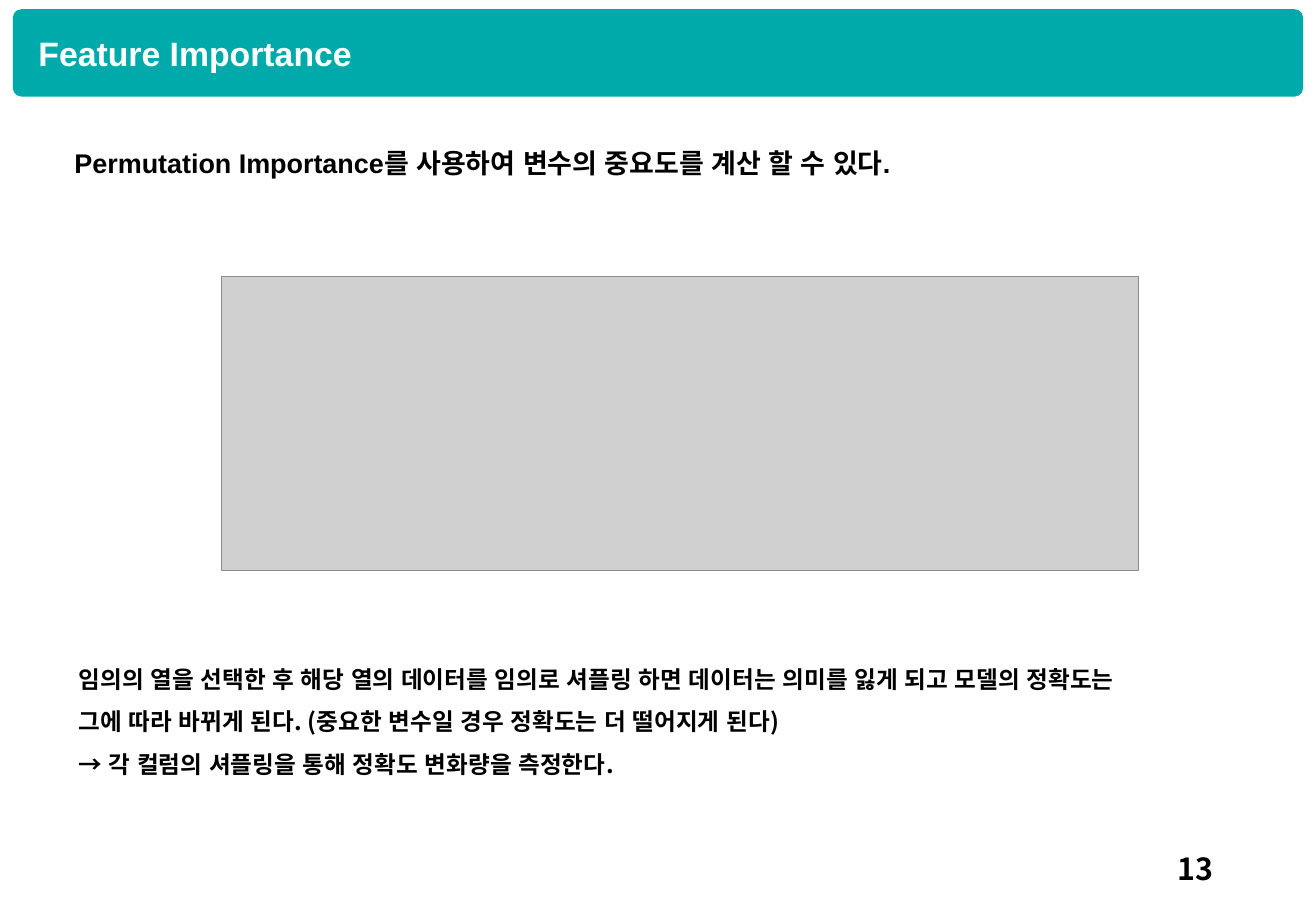
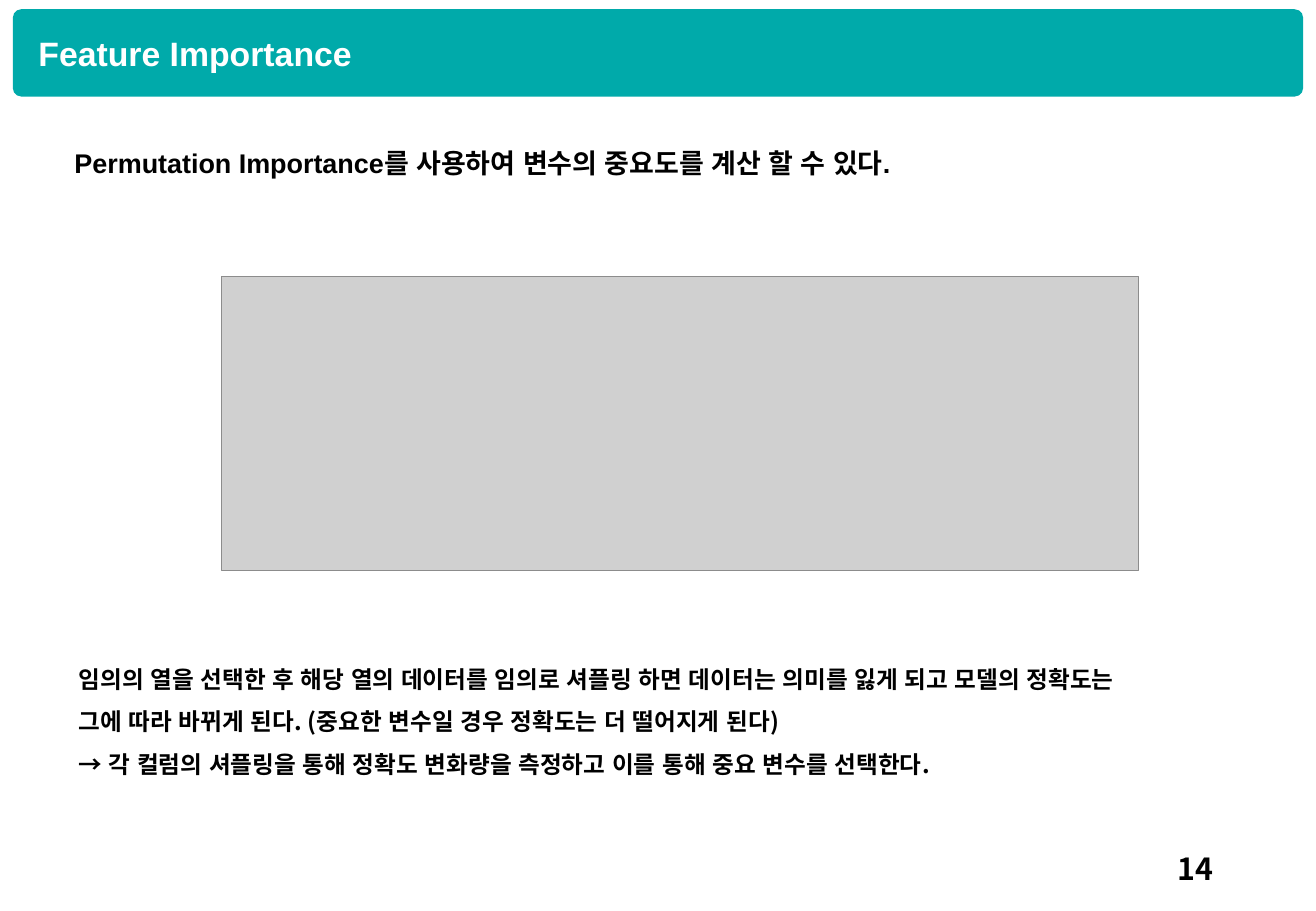
Before and after one commit to HyunQQ/analysis, a slide deck: slide 15 of dnn/dnn_hyunq.pptx (slide 14 before the commit). Drawn at 1316x911 pixels with LibreOffice and Linux fonts; fonts in the diff are those of the drawing; grey boxes stand for pictures. Boxes give left, top, right and bottom in pixels: in the first picture for what was removed or moved away, otherwise in the second. Text is boxed around its words. In the diff, an @@ line names an element or a change of style, - is before the commit and + after.

Commit message:
add ppt file

```diff
--- a/dnn/dnn_hyunq.pptx
+++ b/dnn/dnn_hyunq.pptx
@@ text at [109,753,930,775]: text changed @@
-→ 각 컬럼의 셔플링을 통해 정확도 변화량을 측정한다.
+→ 각 컬럼의 셔플링을 통해 정확도 변화량을 측정하고 이를 통해 중요 변수를 선택한다.
@@ page number at [1178,857,1214,880]: text changed @@
-13
+14
```
Also in this commit, not shown: 1 slide added, 1 other file.
